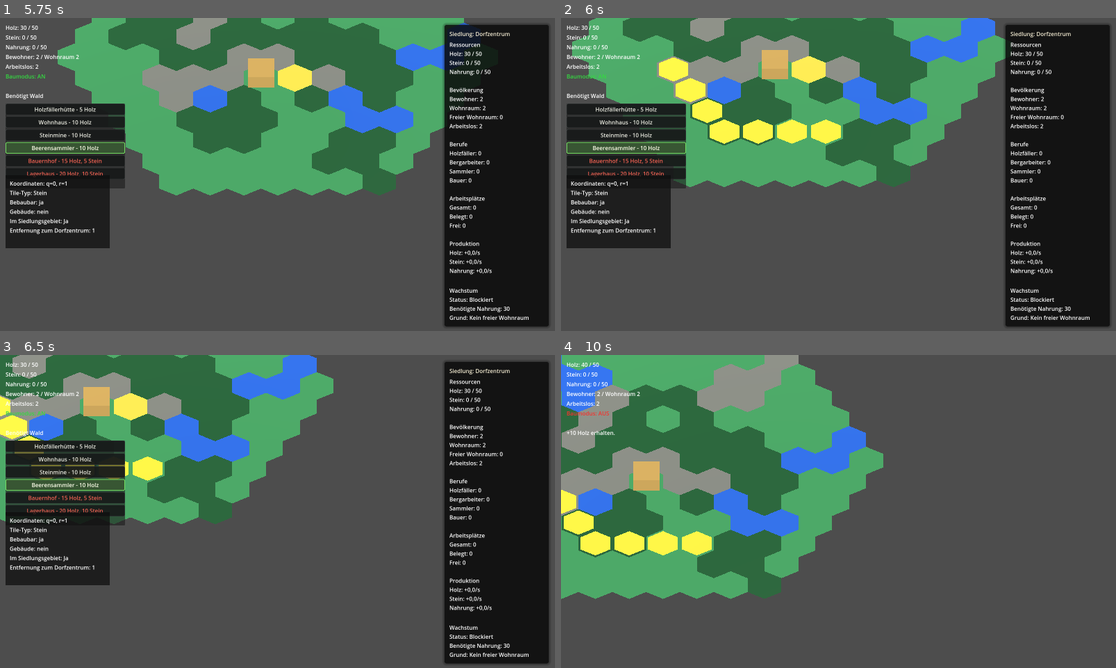
Above: before the commit, frames 1-4 (two rows, left to right).
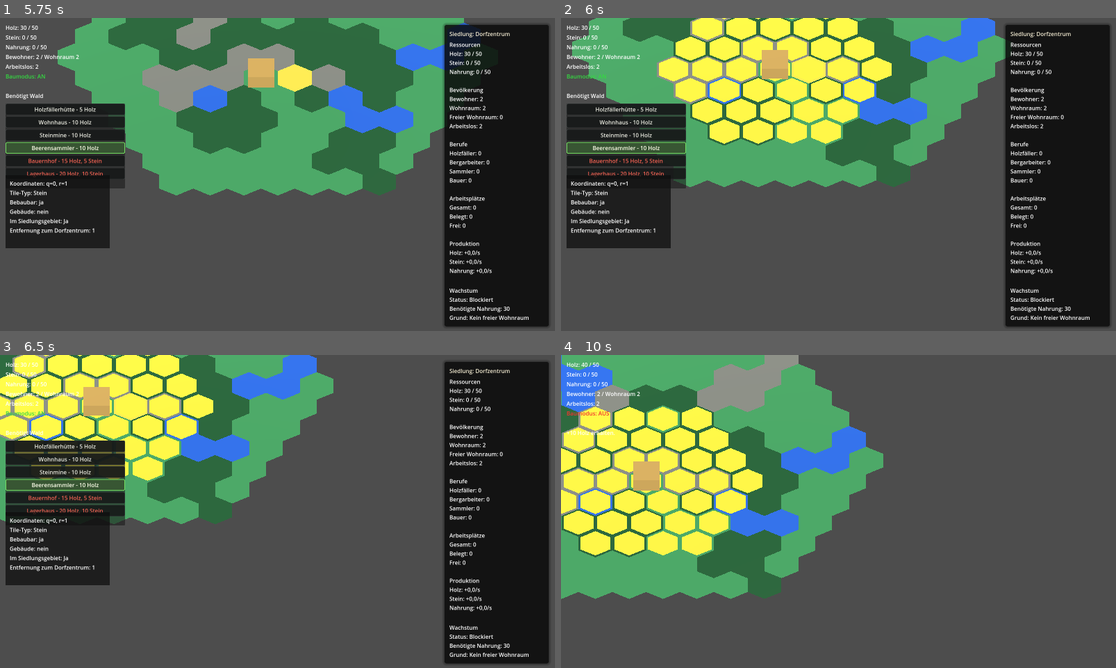
Above: after the commit, the same moments.

Repository: Ranu4922/CodexGame
Game: Godot game, scene res://scenes/Main.tscn
Same seed, same stepped clock (60 frames per second), same inputs: the game is played once before the commit and once after it.
Inputs (mouse positions are in pixels of both pictures, inside the frame that each line leads up to):
- Up to frame 1 (5.75 s): tap Enter at 0.5 s; move the mouse to (399, 158) at 0.52 s; hold D 0.53-1.28 s; tap I at 0.6 s; click (399, 158) at 0.67 s; move the mouse to (166, 190) at 1.27 s; hold S 1.28-2.03 s; tap B at 1.35 s; move the mouse to (333, 105) at 2.02 s; hold D 2.03-2.78 s; tap R at 2.1 s; move the mouse to (249, 237) at 2.77 s; hold W 2.78-3.53 s; tap 1 at 2.85 s; click (249, 237) at 2.92 s; move the mouse to (444, 221) at 3.52 s; hold A 3.53-5.03 s; tap 2 at 3.6 s; move the mouse to (111, 127) at 4.27 s; tap 3 at 4.35 s; move the mouse to (305, 174) at 5.02 s; hold S from 5.03 s (still down); tap 4 at 5.1 s; click (305, 174) at 5.17 s
- Up to frame 2 (6 s): move the mouse to (755, 96) at 5.77 s; release S at 5.78 s; hold D from 5.78 s (still down); tap V at 5.85 s
- Up to frame 3 (6.5 s): keep holding D
- Up to frame 4 (10 s): move the mouse to (960, 495) at 6.52 s; release D at 6.53 s; hold W 6.53-7.28 s; tap one key every 0.75 s from 6.6 s: I B R 1 2; move the mouse to (727, 527) at 7.27 s; hold D 7.28-8.03 s; click (727, 527) at 7.42 s; move the mouse to (894, 442) at 8.02 s; hold S 8.03-8.78 s; move the mouse to (810, 574) at 8.77 s; hold A 8.78-9.53 s; move the mouse to (1005, 558) at 9.52 s; hold W from 9.53 s (still down); click (1005, 558) at 9.67 s

Frame 1 is identical in both runs. In frame 2, 7.4% of the frame differs, in the area x 20-60%, y 0-34%; in frame 3, 6.8%; in frame 4, 8.9%, in the area x 0-37%, y 16-58%.

Commit message:
Fix settlement radius marker refresh

Diff:
--- a/scripts/world_generation_controller.gd
+++ b/scripts/world_generation_controller.gd
@@ -130,8 +130,7 @@
 			continue
 		if String(tile.get_meta("building_type", "")) == "village_center":
 			var marker: Node = tile.get_node_or_null("Dorfzentrum")
-			if marker != null:
-				marker.queue_free()
+			_remove_child_immediately(tile, marker)
 			tile.set_meta("has_building", false)
 			tile.set_meta("building_name", "")
 			tile.set_meta("building_type", "")
@@ -207,9 +206,16 @@
 		tile.set_meta("in_settlement_area", false)
 		tile.set_meta("village_center_distance", -1)
 		var influence_marker: Node = tile.get_node_or_null("InfluenceMarker")
-		if influence_marker != null:
-			influence_marker.queue_free()
+		_remove_child_immediately(tile, influence_marker)
 	hex_grid.call("_update_village_center_influence")
+
+
+func _remove_child_immediately(parent_node: Node, child_node: Node) -> void:
+	if child_node == null:
+		return
+	if child_node.get_parent() == parent_node:
+		parent_node.remove_child(child_node)
+	child_node.queue_free()
 
 
 func _set_tile_type(tile: MeshInstance3D, tile_type: String) -> void:
